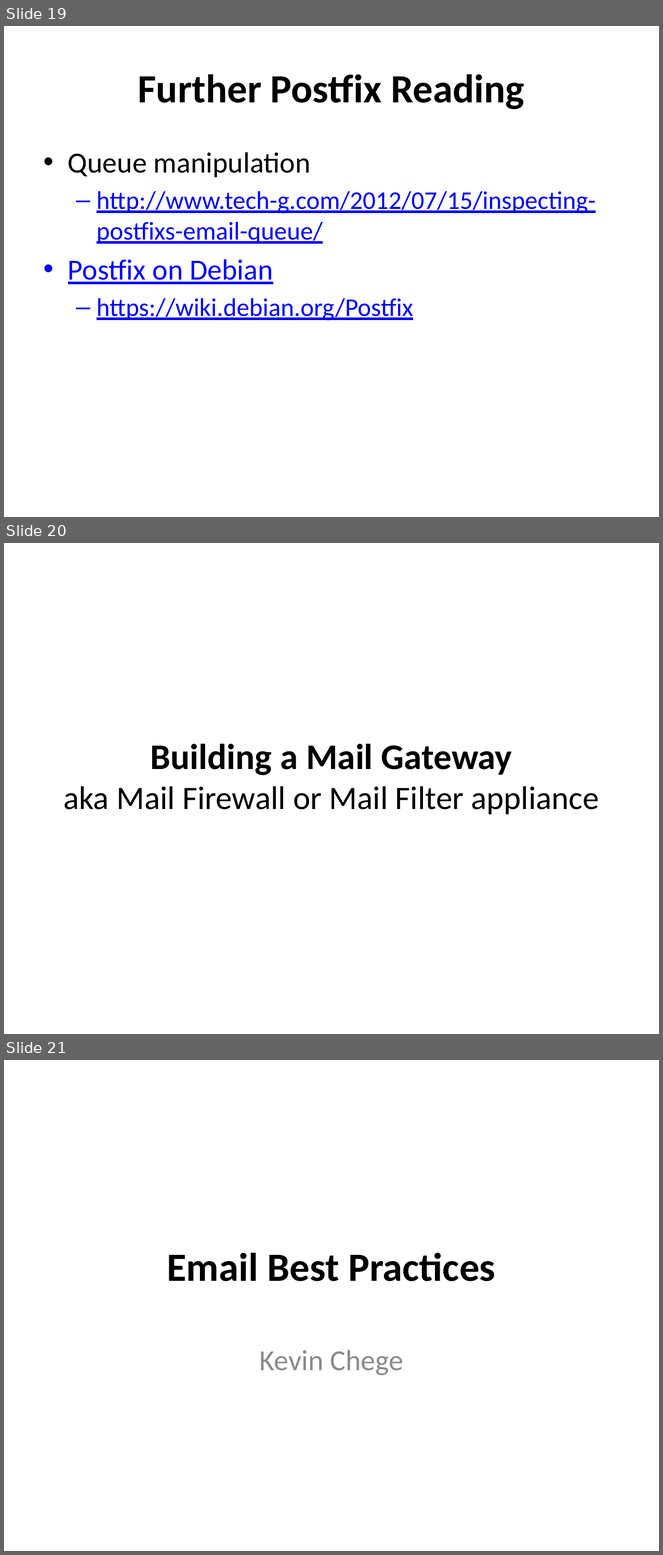
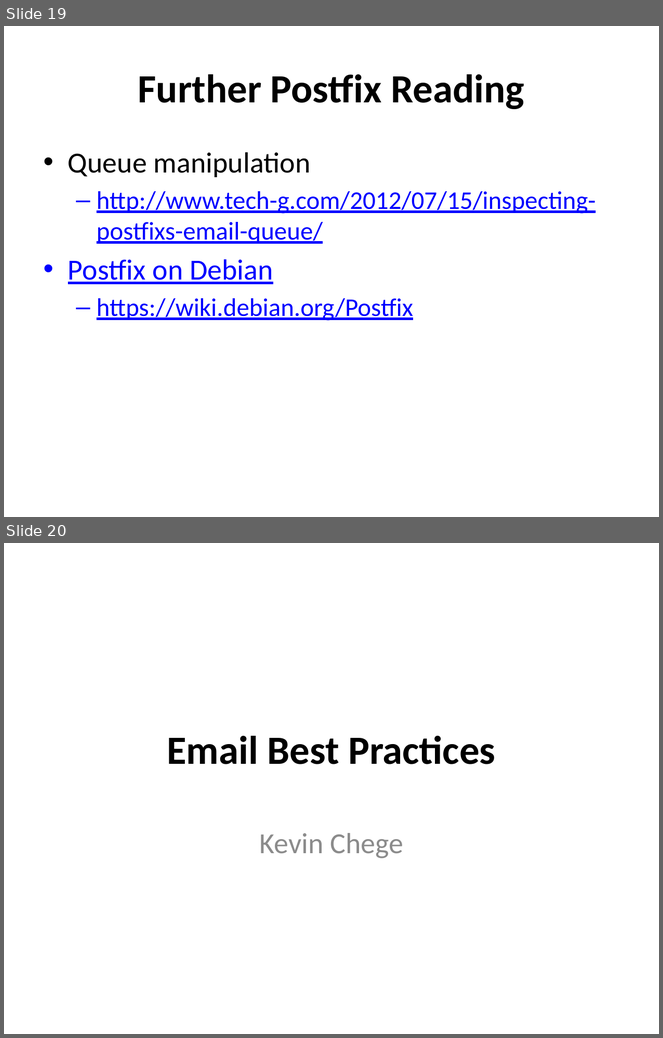
Before and after one commit to afnog/afnog.github.io, a slide deck: sse/postfix/postfix-mailgateway-debian.ppt. Shown one above the other, each under a label of ours: slides 19, 20 and 21 before the commit, slides 19 and 20 after it. The pictures are 663x1555 and 663x1038 pixels, drawn with LibreOffice and Linux fonts; fonts in the diff are those of the drawing. Boxes give left, top, right and bottom in pixels: in the first picture for what was removed or moved away, otherwise in the second. Text is boxed around its words. In the diff, an @@ line names an element or a change of style, - is before the commit and + after.

```diff
--- a/sse/postfix/postfix-mailgateway-debian.ppt
+++ b/sse/postfix/postfix-mailgateway-debian.ppt
@@ slide 20 removed at [4,543,659,1034], background #FFFFFF @@
@@ title removed at [63,744,599,814] @@
-Building a Mail Gateway
-aka Mail Firewall or Mail Filter appliance
@@ what was slide 21 is now slide 20 @@
```
Also in this commit, not shown: 1 slide changed, 4 slides added.
